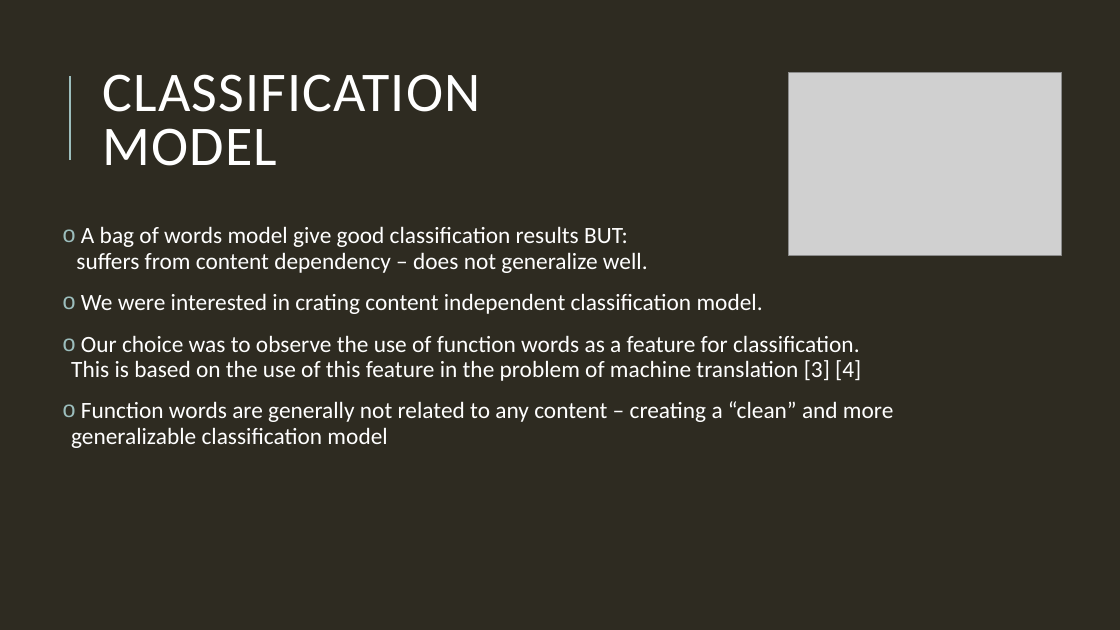
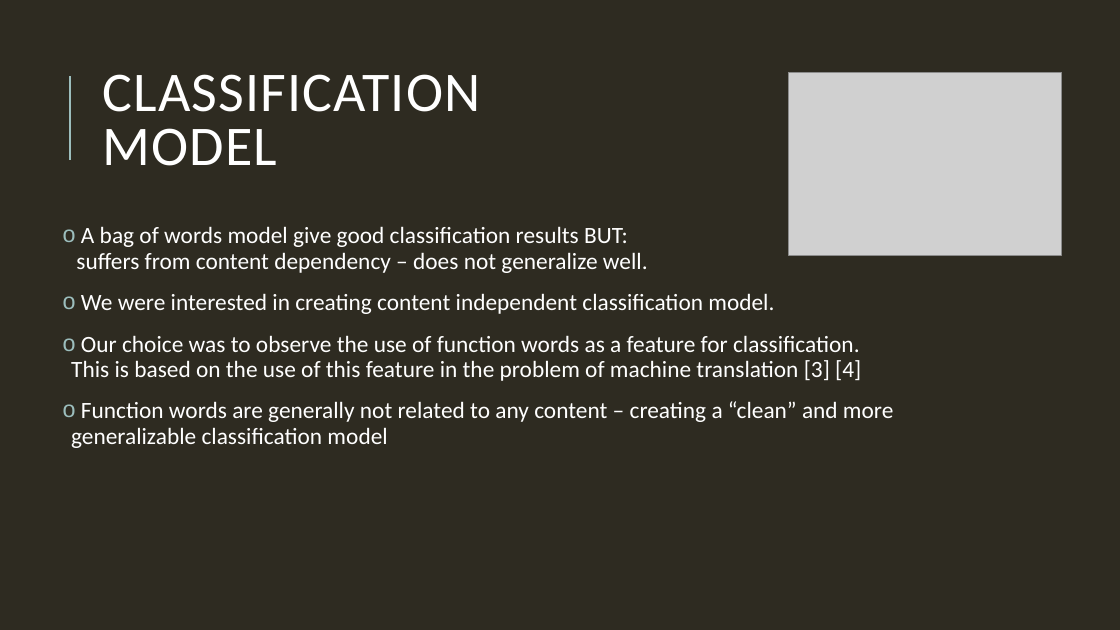
Before and after one commit to 2easy4wizzi/2017SeminarDataMining, a slide deck: slide 4 of misc/Native Language Classification.pptx. Drawn at 1120x630 pixels with LibreOffice and Linux fonts; fonts in the diff are those of the drawing; grey boxes stand for pictures. Boxes give left, top, right and bottom in pixels: in the first picture for what was removed or moved away, otherwise in the second. Text is boxed around its words. In the diff, an @@ line names an element or a change of style, - is before the commit and + after.

```diff
--- a/misc/Native Language Classification.pptx
+++ b/misc/Native Language Classification.pptx
@@ text at (81, 293, 774, 314): text changed @@
-o We were interested in crating content independent classification model.
+o We were interested in creating content independent classification model.
```
Also in this commit, not shown: 4 other slides changed.
